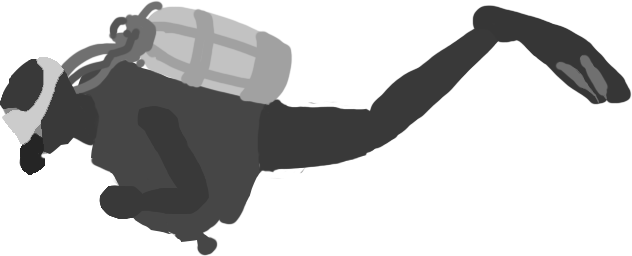
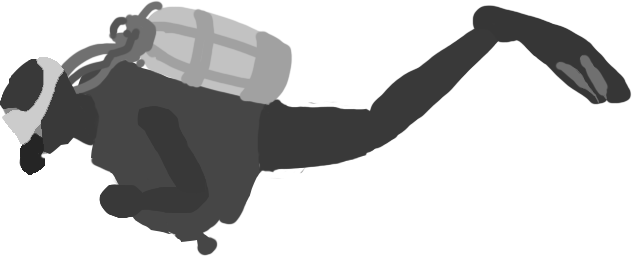
The second 632×256 image is a revision of the first. Changes to its layers:
removed layer "f-arm" over [99, 184, 209, 219]
added group "f-arm" with 2 layers above "Torso" over [99, 184, 209, 218]
added layer "f-arm-upper" in group "f-arm" over [137, 186, 178, 194]
added layer "f-arm-lower" in group "f-arm" over [99, 184, 209, 218]
added group "r-arm" with 2 layers above "Front Leg" over [99, 184, 209, 218]
added layer "r-arm-upper" in group "r-arm" over [137, 186, 178, 194]
added layer "r-arm-lower" in group "r-arm" over [99, 184, 209, 218]
removed layer "r-arm" over [99, 184, 209, 219]
